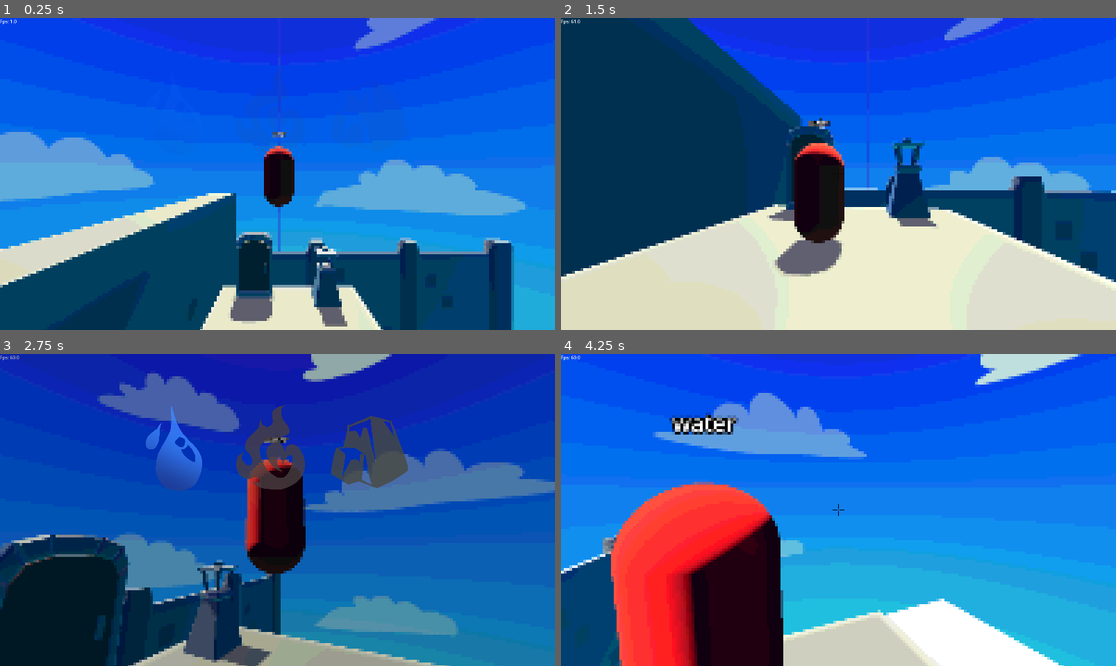
Above: before the commit, frames 1-4 (two rows, left to right).
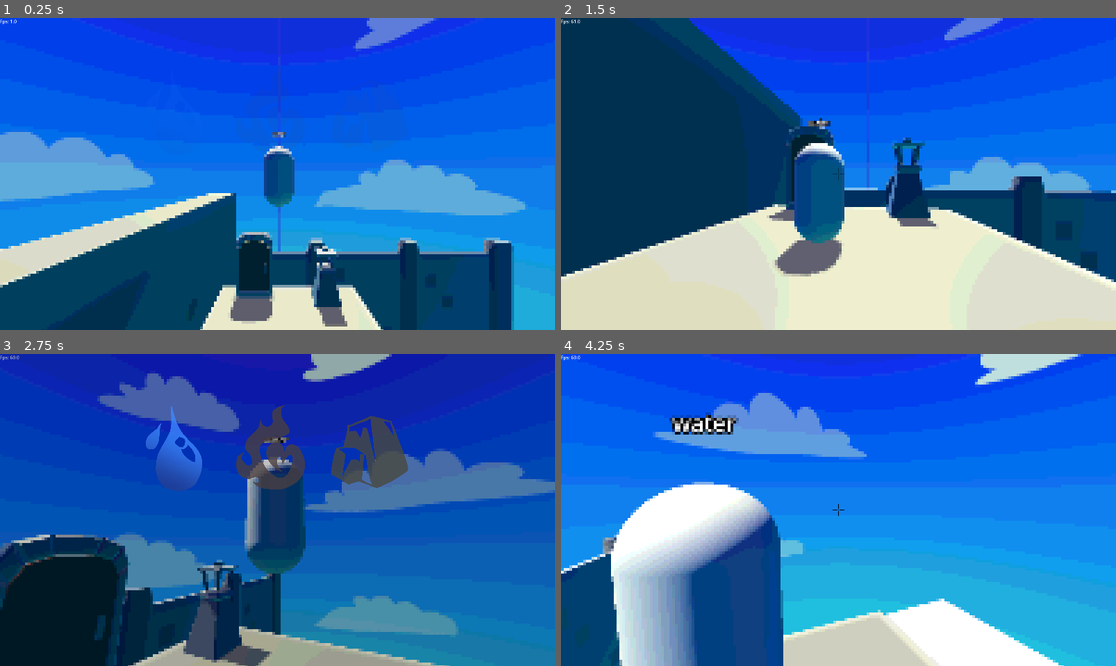
Above: after the commit, the same moments.

Repository: JZxAkuma/FIT2145-Game-Prototype-1
Game: Godot game, scene res://do_not_touch_this.tscn
Two runs of this game, one before a commit and one after it. Both use one fixed random seed, a clock stepped at 60 frames per second and the inputs below. This scene is started directly instead of the project's main scene.
Inputs (mouse positions are in pixels of both pictures, inside the frame that each line leads up to):
- Up to frame 1 (0.25 s): no input
- Up to frame 2 (1.5 s): tap Enter (ui_accept) at 0.5 s; move the mouse to (866, 174) at 0.52 s; hold Right mouse button (aim) 0.53-1.28 s; hold Up (ui_up) from 0.53 s (still down); tap Space (jump) at 0.77 s; move the mouse to (810, 174) at 1.27 s; right-click (810, 174) at 1.35 s
- Up to frame 3 (2.75 s): keep holding Up (ui_up); tap Space (jump) at 1.52 s; move the mouse to (288, 503) at 2.02 s; hold Shift (change element) from 2.03 s (still down); right-click (288, 503) at 2.3 s
- Up to frame 4 (4.25 s): keep holding Up (ui_up); move the mouse to (832, 516) at 2.77 s; release Shift (change element) at 2.78 s; tap Mouse wheel down (scroll_down) at 2.85 s; tap Space (jump) at 3.02, 3.77 s; right-click (832, 516) at 3.05 s; move the mouse to (877, 513) at 3.52 s; hold Right mouse button (aim) from 3.53 s (still down); tap Mouse wheel up (scroll_up) at 3.6 s

The runs differ from the first frame. In frame 1, 1.0% of the frame differs, in the area x 47-54%, y 40-61%; in frame 2, 2.6%; in frame 3, 3.1%; in frame 4, 16%, in the area x 9-41%, y 40-100%.

Commit message:
Revert "Player now rotate towards movement"
This reverts commit a7d0fbfe96d36f14d1eedac19ee16812064bcbeb.

Diff:
--- a/level component/player.tscn
+++ b/level component/player.tscn
@@ -9,11 +9,7 @@
 [ext_resource type="Texture2D" uid="uid://dpfnb02w8cyq3" path="res://Icons/EarthInactive.png" id="7_84xnk"]
 [ext_resource type="Texture2D" uid="uid://cpn8kogxjm8cn" path="res://Icons/EarthActive.png" id="8_mmloc"]
 
-[sub_resource type="StandardMaterial3D" id="StandardMaterial3D_5enqi"]
-albedo_color = Color(1, 0, 0, 1)
-
 [sub_resource type="CapsuleMesh" id="CapsuleMesh_fj7yv"]
-material = SubResource("StandardMaterial3D_5enqi")
 
 [sub_resource type="SphereMesh" id="SphereMesh_f3sb7"]
 
@@ -28,23 +24,19 @@
 default_spring_length = 7.0
 controller_sens = 5.0
 
-[node name="Player_mesh" type="Node3D" parent="."]
-
-[node name="body mesh" type="MeshInstance3D" parent="Player_mesh"]
-mesh = SubResource("CapsuleMesh_fj7yv")
-skeleton = NodePath("../..")
-
-[node name="MeshInstance3D" type="MeshInstance3D" parent="Player_mesh"]
-transform = Transform3D(0.669326, 0, 0, 0, 0.454898, 0, 0, 0, 0.227556, 0.000307202, 0.495308, -0.4557)
-mesh = SubResource("SphereMesh_f3sb7")
-skeleton = NodePath("../..")
-
 [node name="cast point" type="Marker3D" parent="."]
 transform = Transform3D(1, 0, 0, 0, 1, 0, 0, 0, 1, -0.792579, 1.1859, -0.677856)
 
 [node name="Label3D" type="Label3D" parent="."]
 transform = Transform3D(1, 0, 0, 0, 1, 0, 0, 0, 1, 0, 1.42485, 0)
 billboard = 1
+
+[node name="body mesh" type="MeshInstance3D" parent="."]
+mesh = SubResource("CapsuleMesh_fj7yv")
+
+[node name="MeshInstance3D" type="MeshInstance3D" parent="."]
+transform = Transform3D(0.669326, 0, 0, 0, 0.454898, 0, 0, 0, 0.227556, 0.000307202, 0.495308, -0.4557)
+mesh = SubResource("SphereMesh_f3sb7")
 
 [node name="CollisionShape3D" type="CollisionShape3D" parent="."]
 shape = SubResource("CapsuleShape3D_tlwt5")
--- a/player.gd
+++ b/player.gd
@@ -30,8 +30,6 @@
 @onready var water_normal_tex = water_icon.texture_normal
 @onready var fire_normal_tex = fire_icon.texture_normal
 @onready var earth_normal_tex = earth_icon.texture_normal
-@onready var player_mesh = $Player_mesh
-@export var mesh_turn_speed: float = 10.0
 var aim_tween: Tween
 var element_ui_tween : Tween
 
@@ -125,8 +123,6 @@
 			velocity.x = move_toward(velocity.x, 0, SPEED)
 			velocity.z = move_toward(velocity.z, 0, SPEED)
 
-		_update_mesh_rotation(delta, input_dir)
-
 		if Input.is_action_just_pressed("quit"):
 			get_tree().quit()
 
@@ -290,13 +286,3 @@
 	water_icon.texture_normal = water_icon.texture_hover if selection == elements.water else water_normal_tex
 	fire_icon.texture_normal = fire_icon.texture_hover if selection == elements.fire else fire_normal_tex
 	earth_icon.texture_normal = earth_icon.texture_hover if selection == elements.earth else earth_normal_tex
-
-func _update_mesh_rotation(delta: float, input_dir: Vector2) -> void:
-	var target_rotation_y: float = player_mesh.rotation.y
-
-	if state == states.aiming:
-		target_rotation_y = 0.0
-	elif input_dir.length() > 0.1:
-		target_rotation_y = atan2(-input_dir.x, -input_dir.y)
-
-	player_mesh.rotation.y = lerp_angle(player_mesh.rotation.y, target_rotation_y, mesh_turn_speed * delta)
Not shown: 1 places in level component/player.tscn that only renumber resources
